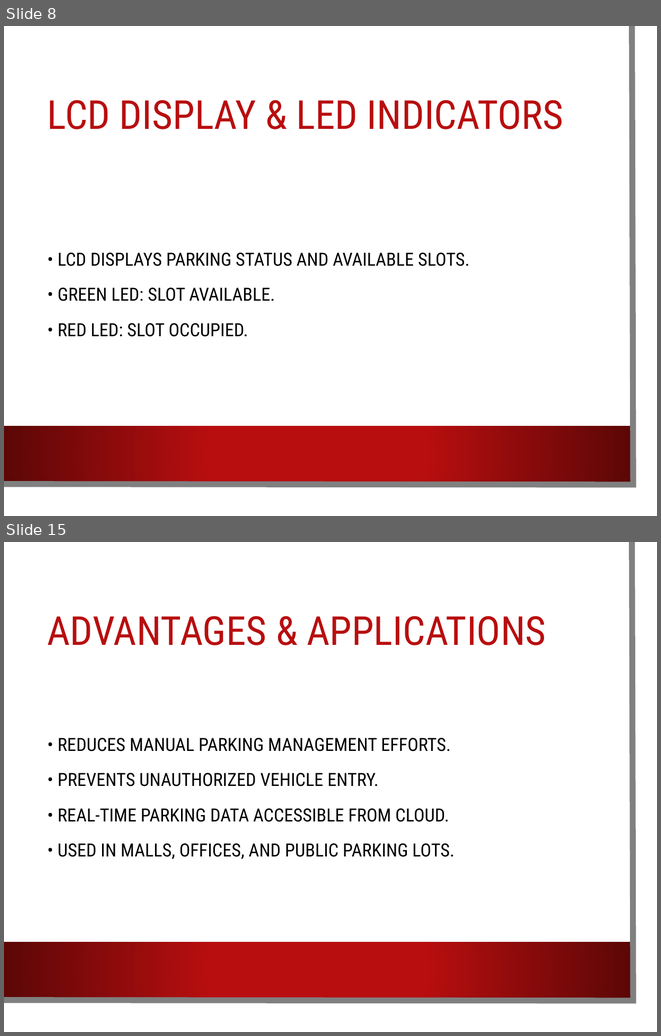
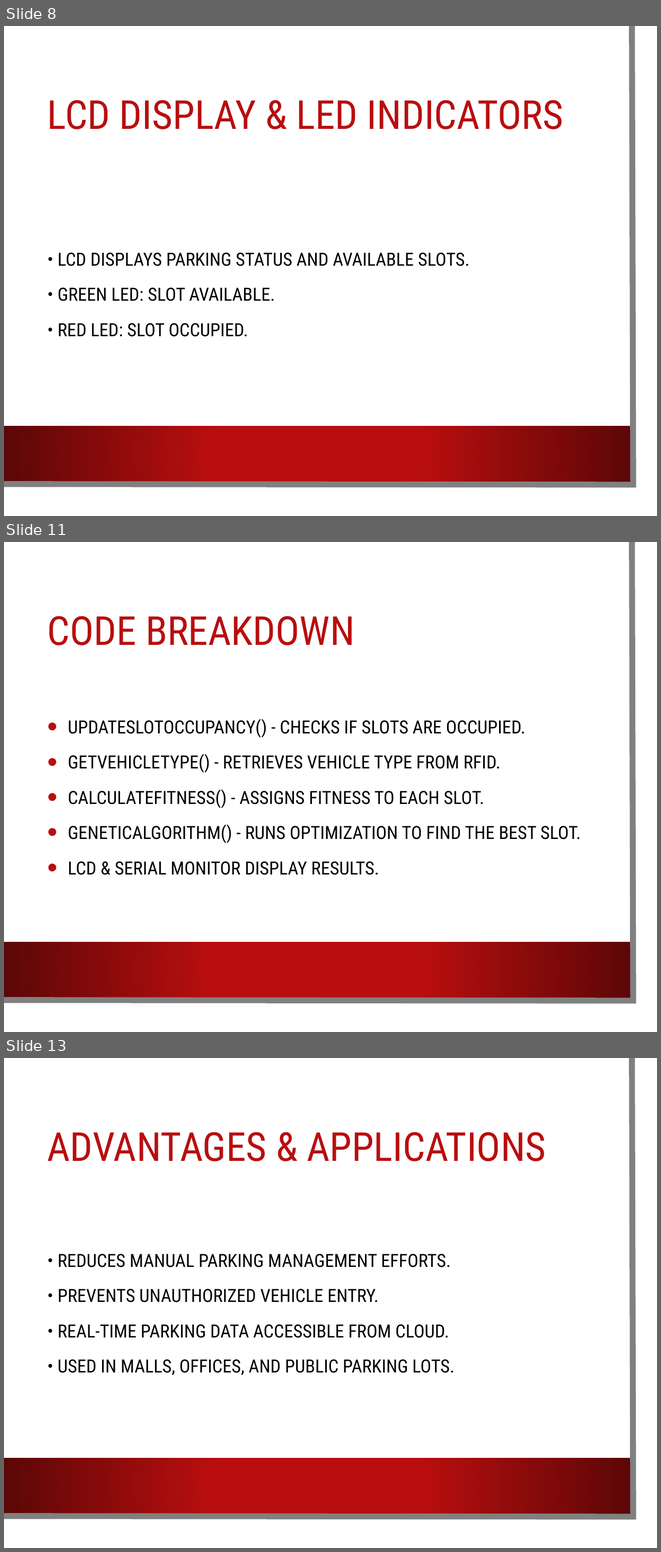
Before and after one commit to IndrayudhB/Smart-Parking-System-using-IoT-RFID, a slide deck: Smart_Parking_System_Presentation.pptx. Shown one above the other, each under a label of ours: slides 8 and 15 before the commit, slides 8, 11 and 13 after it; the slides between them are not shown. The pictures are 661x1036 and 661x1552 pixels, drawn with LibreOffice and Linux fonts; fonts in the diff are those of the drawing; background and template pictures are left out. Boxes give left, top, right and bottom in pixels: in the first picture for what was removed or moved away, otherwise in the second. Text is boxed around its words. In the diff, an @@ line names an element or a change of style, - is before the commit and + after.

```diff
--- a/Smart_Parking_System_Presentation.pptx
+++ b/Smart_Parking_System_Presentation.pptx
@@ slide 11 added at [4,542,657,1032], background picture (left out); not listed: 3 template elements that a slide beside it also shows @@
@@ title added at [47,616,355,645], 44 pt, text #B80E0F @@
+CODE BREAKDOWN
@@ text added at [68,718,581,875], 20 pt, text #000000 @@
+• UPDATESLOTOCCUPANCY() - CHECKS IF SLOTS ARE OCCUPIED.
+• GETVEHICLETYPE() - RETRIEVES VEHICLE TYPE FROM RFID.
+• CALCULATEFITNESS() - ASSIGNS FITNESS TO EACH SLOT.
+• GENETICALGORITHM() - RUNS OPTIMIZATION TO FIND THE BEST SLOT.
+• LCD & SERIAL MONITOR DISPLAY RESULTS.
@@ what was slide 15 is now slide 13 @@
```
Also in this commit, not shown: 3 other slides added, 6 slides removed.
